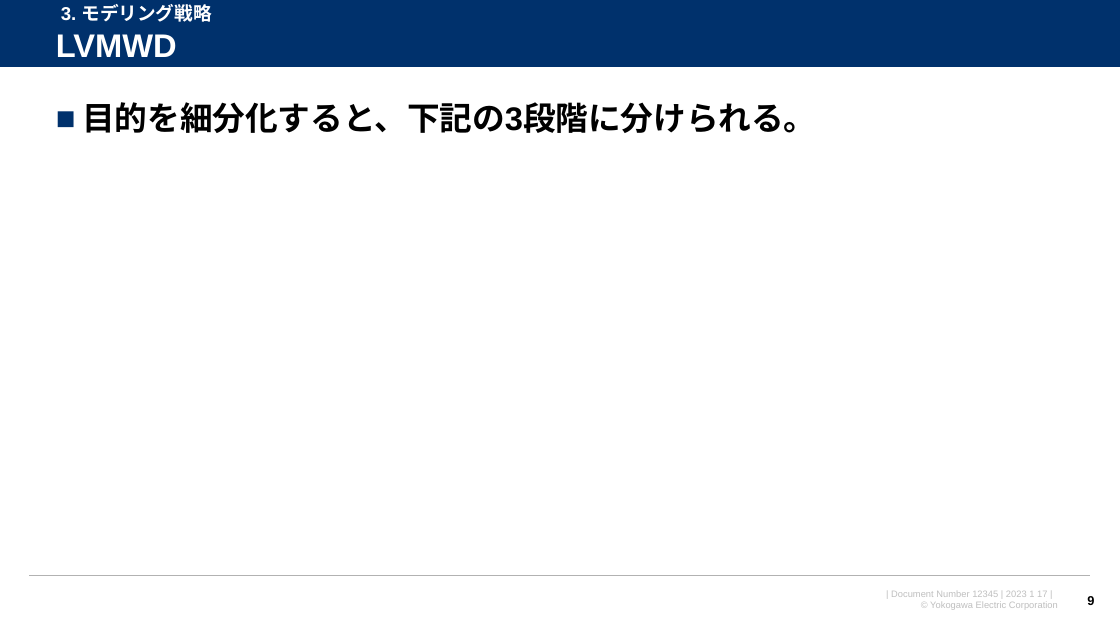
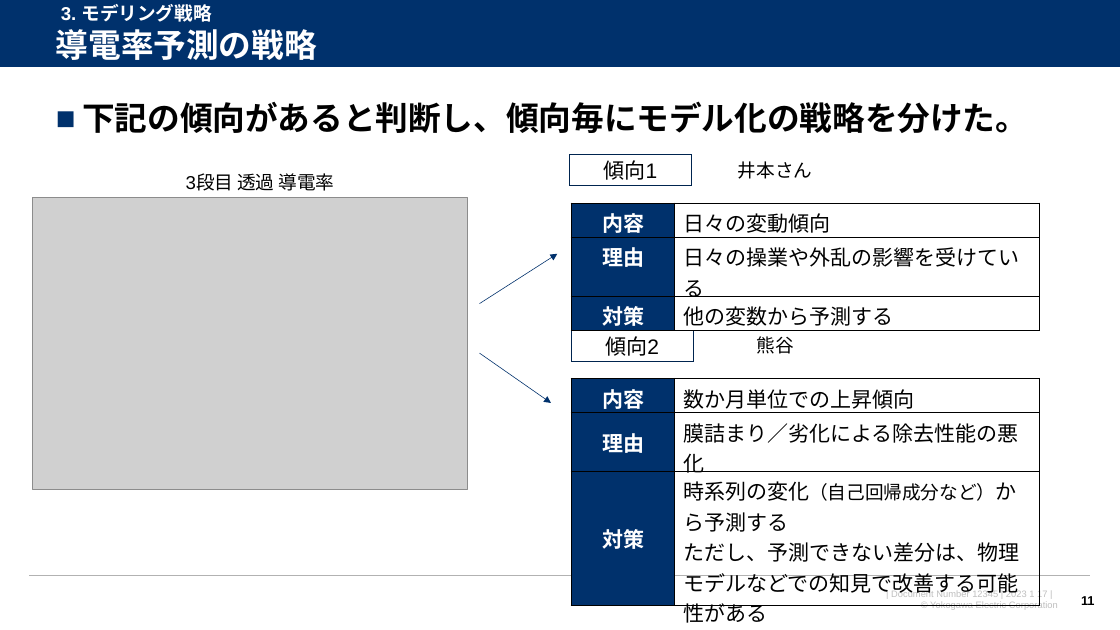
Before and after one commit to watarukumagai-git/opt, a slide deck: slide 11 of Reuse_Water/230207_米国再生水NAWI LVMWD 水質予測_rev.0.pptx (slide 9 before the commit). Drawn at 1120x630 pixels with LibreOffice and Linux fonts; fonts in the diff are those of the drawing; grey boxes stand for pictures; background and template pictures are left out. Boxes give left, top, right and bottom in pixels: in the first picture for what was removed or moved away, otherwise in the second. Text is boxed around its words. In the diff, an @@ line names an element or a change of style, - is before the commit and + after.

```diff
--- a/Reuse_Water/230207_米国再生水NAWI LVMWD 水質予測_rev.0.pptx
+++ b/Reuse_Water/230207_米国再生水NAWI LVMWD 水質予測_rev.0.pptx
@@ title at (56, 29, 317, 60): text changed @@
-LVMWD
+導電率予測の戦略
@@ text at (82, 101, 1028, 133): text changed @@
-■ 目的を細分化すると、下記の3段階に分けられる。
+■ 下記の傾向があると判断し、傾向毎にモデル化の戦略を分けた。
@@ text added at (186, 173, 335, 191), 16 pt, text #000000 @@
+3段目 透過 導電率
@@ rectangle added at (570, 155, 691, 186), fill #FFFFFF, outline #002450 1 pt, 18 pt, text #000000 @@
+傾向1
@@ text added at (738, 161, 812, 179), 16 pt, text #000000 @@
+井本さん
@@ picture added at (32, 197, 468, 489) @@
@@ table added at (571, 203, 1040, 330), 3 rows, 2 columns @@
+内容 | 日々の変動傾向
+理由 | 日々の操業や外乱の影響を受けている
+対策 | 他の変数から予測する
@@ arrow added from (480, 303) to (558, 254), #00316C 0.5 pt @@
@@ arrow added from (480, 353) to (551, 403), #00316C 0.5 pt @@
@@ rectangle added at (571, 330, 693, 361), fill #FFFFFF, outline #002450 1 pt, 18 pt, text #000000 @@
+傾向2
@@ text added at (757, 336, 794, 354), 16 pt, text #000000 @@
+熊谷
@@ table added at (571, 379, 1040, 627), 3 rows, 2 columns @@
+内容 | 数か月単位での上昇傾向
+理由 | 膜詰まり／劣化による除去性能の悪化
+対策 | 時系列の変化（自己回帰成分など）から予測する / ただし、予測できない差分は、物理モデルなどでの知見で改善する可能性がある
@@ page number at (1081, 596, 1095, 605): text changed @@
-9
+11
```
Also in this commit, not shown: 6 other slides changed, 2 slides added, 1 slide removed.
